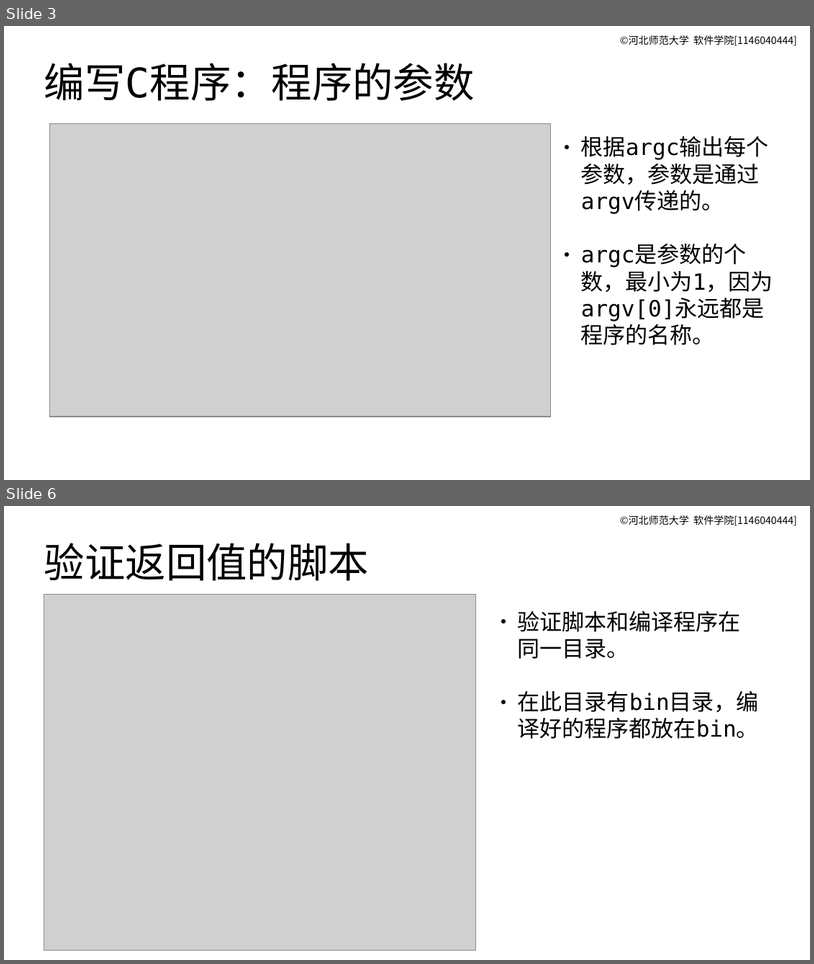
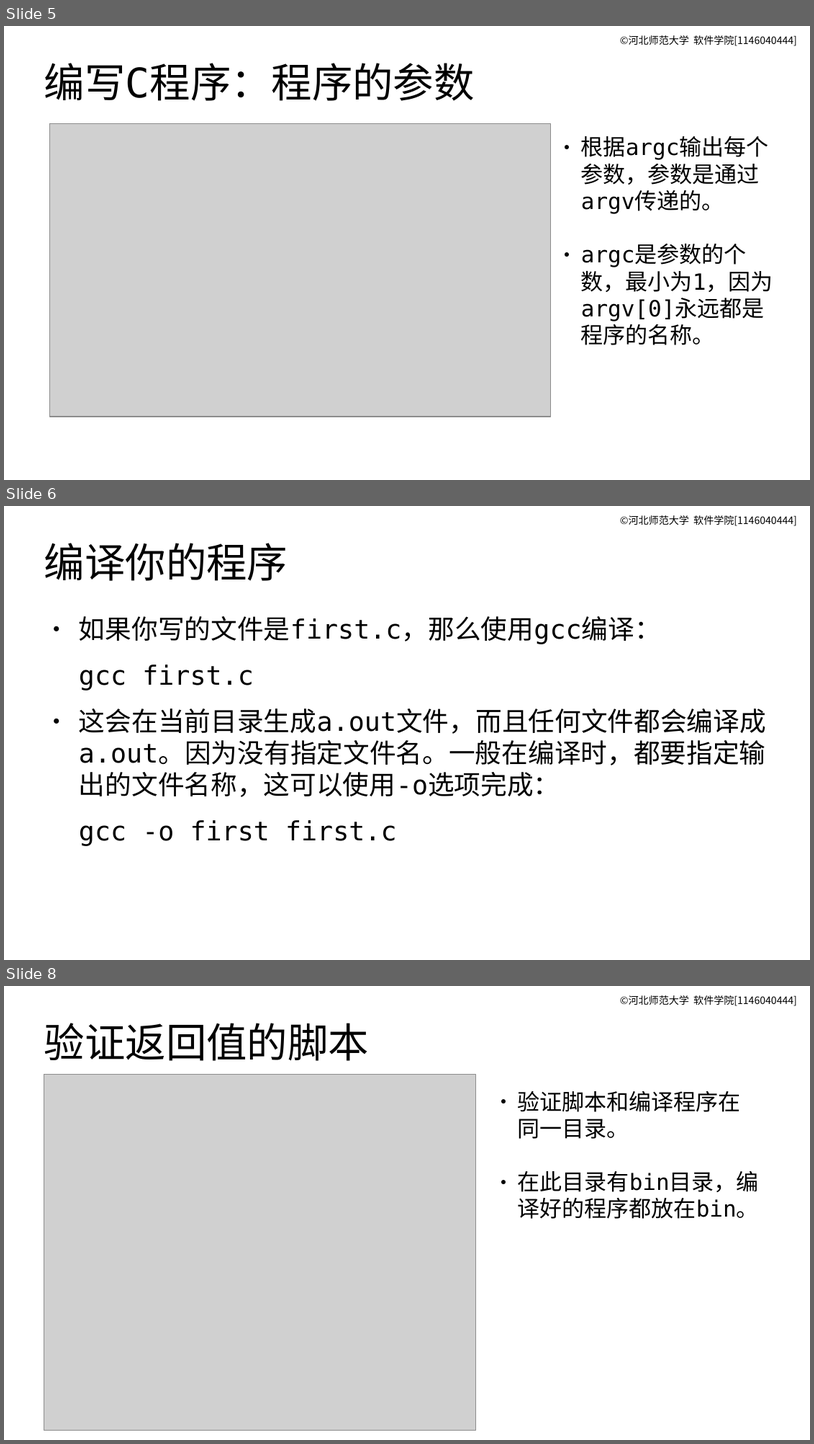
Before and after one commit to master-genius/linux-system, a slide deck: materials/slides/ch14-linux-c-env.odp. Shown one above the other, each under a label of ours: slides 3 and 6 before the commit, slides 5, 6 and 8 after it; the slides between them are not shown. The pictures are 814x964 and 814x1444 pixels, drawn with LibreOffice and Linux fonts; fonts in the diff are those of the drawing; grey boxes stand for pictures. Boxes give left, top, right and bottom in pixels: in the first picture for what was removed or moved away, otherwise in the second. Text is boxed around its words. In the diff, an @@ line names an element or a change of style, - is before the commit and + after.

```diff
--- a/materials/slides/ch14-linux-c-env.odp
+++ b/materials/slides/ch14-linux-c-env.odp
@@ slide 6 added at [4,506,810,960], background #FFFFFF; not listed: 1 template element that a slide beside it also shows @@
@@ title added at [44,543,288,581], 40 pt, text #000000 @@
+编译你的程序
@@ text added at [79,616,766,846], 26 pt, text #000000 @@
+● 如果你写的文件是first.c，那么使用gcc编译：
+gcc first.c
+● 这会在当前目录生成a.out文件，而且任何文件都会编译成a.out。因为没有指定文件名。一般在编译时，都要指定输出的文件名称，这可以使用-o选项完成：
+gcc -o first first.c
@@ what was slide 3 is now slide 5 @@
@@ what was slide 6 is now slide 8 @@
```
Also in this commit, not shown: 9 slides changed, 2 other slides added, 1 slide removed, 2 other files.
